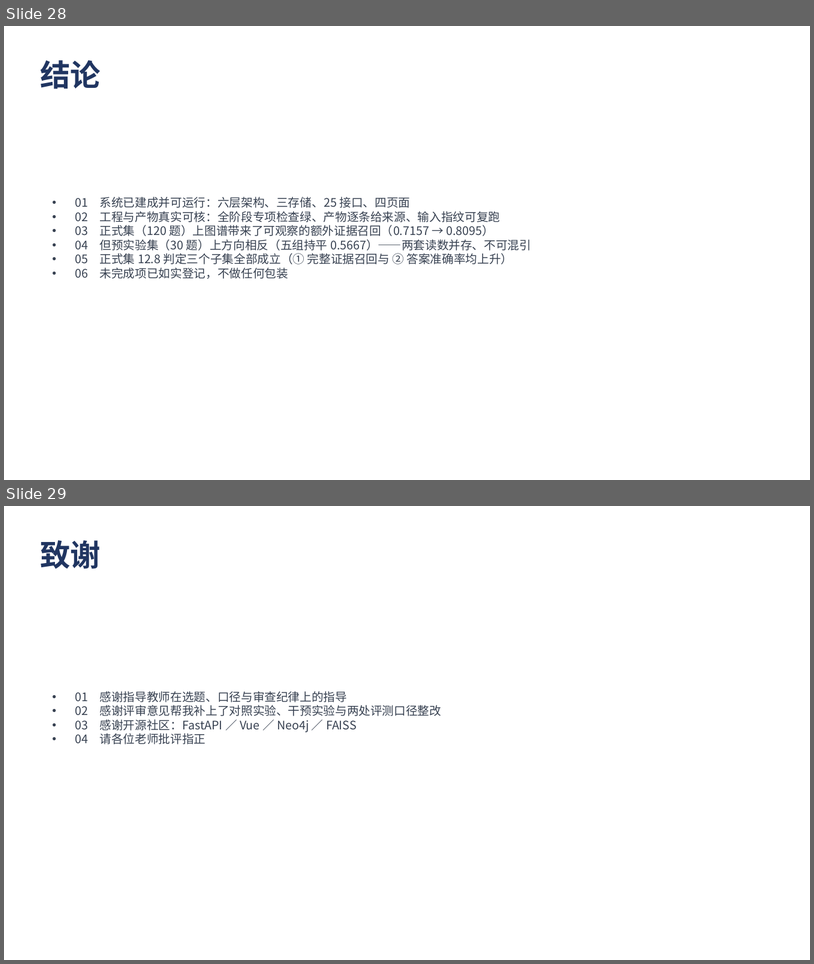
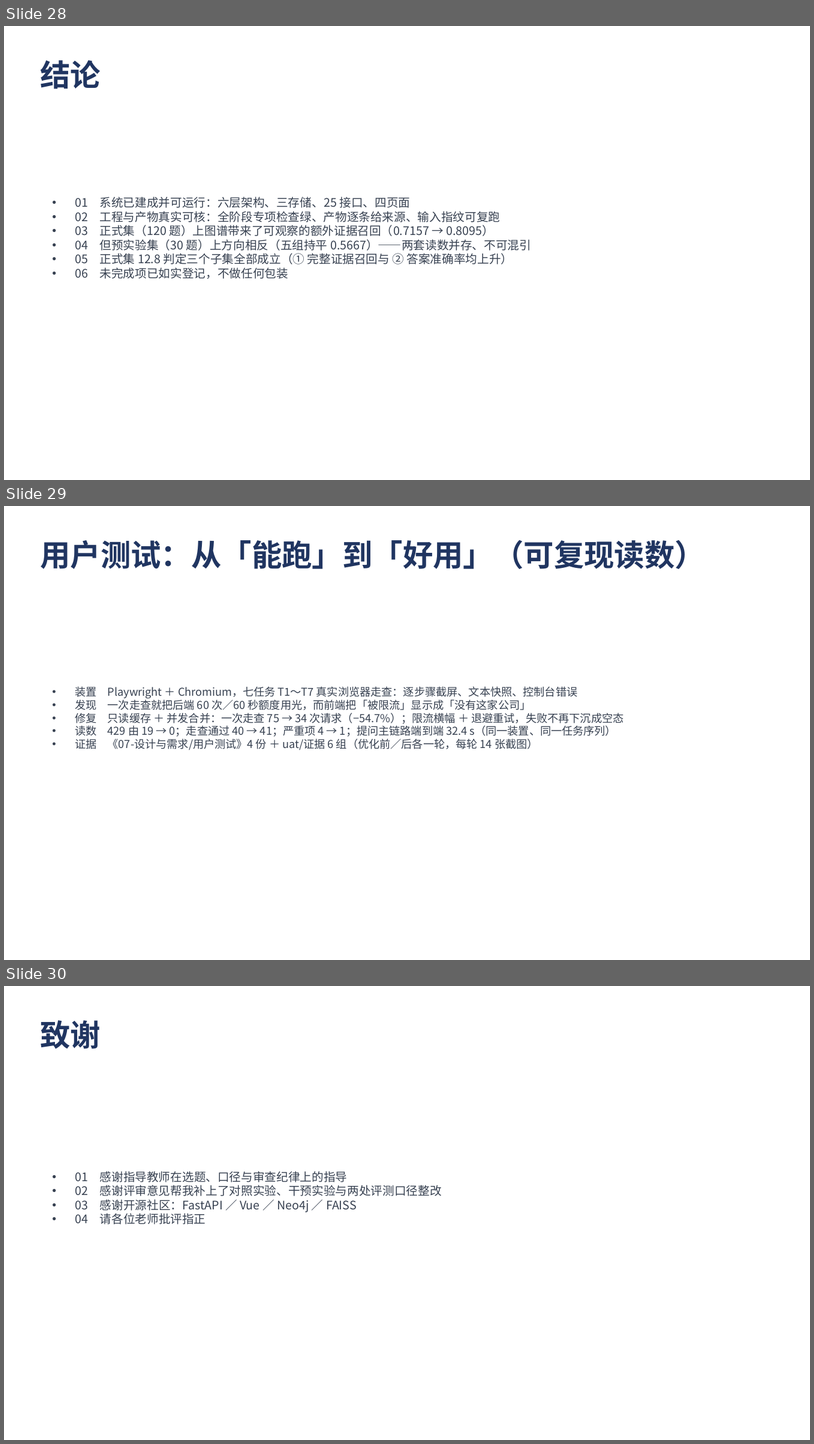
Before and after one commit to jincanW1130/Design-Implementation-of-A-share-Financial-QA-System-Using-Event-Knowledge-Graph-and-RAG, a slide deck: 交付物/02-答辩/答辩PPT.pptx. Shown one above the other, each under a label of ours: slides 28 and 29 before the commit, slides 28, 29 and 30 after it. The pictures are 814x964 and 814x1444 pixels, drawn with LibreOffice and Linux fonts; fonts in the diff are those of the drawing. Boxes give left, top, right and bottom in pixels: in the first picture for what was removed or moved away, otherwise in the second. Text is boxed around its words. In the diff, an @@ line names an element or a change of style, - is before the commit and + after.

```diff
--- a/交付物/02-答辩/答辩PPT.pptx
+++ b/交付物/02-答辩/答辩PPT.pptx
@@ slide 29 added at <box>4,506,810,960</box>, background #FFFFFF @@
@@ text added at <box>40,540,705,569</box>, 36 pt, text #203561, bold @@
+用户测试：从「能跑」到「好用」（可复现读数）
@@ text added at <box>75,686,624,750</box>, 13 pt, text #374151 @@
+• 装置 Playwright ＋ Chromium，七任务 T1～T7 真实浏览器走查：逐步骤截屏、文本快照、控制台错误
+• 发现 一次走查就把后端 60 次／60 秒额度用光，而前端把「被限流」显示成「没有这家公司」
+• 修复 只读缓存 ＋ 并发合并：一次走查 75 → 34 次请求（−54.7%）；限流横幅 ＋ 退避重试，失败不再下沉成空态
+• 读数 429 由 19 → 0；走查通过 40 → 41；严重项 4 → 1；提问主链路端到端 32.4 s（同一装置、同一任务序列）
+• 证据 《07-设计与需求/用户测试》4 份 ＋ uat/证据 6 组（优化前／后各一轮，每轮 14 张截图）
@@ what was slide 29 is now slide 30 @@
```
Also in this commit, not shown: 2 slides changed, 5 other files.
